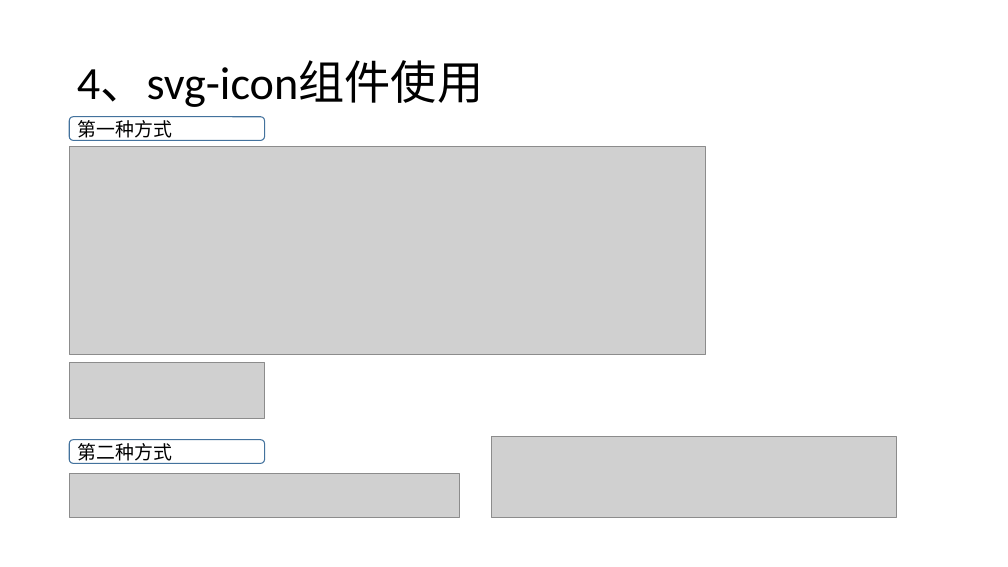
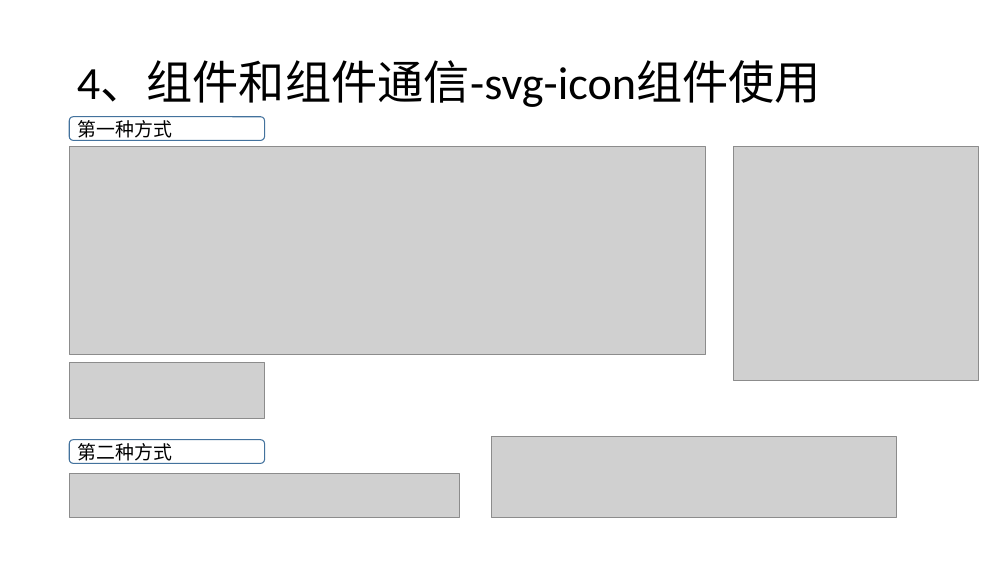
Before and after one commit to liwenxin-jam/vuecli3-starter, a slide deck: slide 16 of doc/vue.pptx (slide 15 before the commit). Drawn at 1008x567 pixels with LibreOffice and Linux fonts; fonts in the diff are those of the drawing; grey boxes stand for pictures. Boxes give left, top, right and bottom in pixels: in the first picture for what was removed or moved away, otherwise in the second. Text is boxed around its words. In the diff, an @@ line names an element or a change of style, - is before the commit and + after.

```diff
--- a/doc/vue.pptx
+++ b/doc/vue.pptx
@@ title at (x1=77, y1=61, x2=821, y2=107): text changed @@
-4、svg-icon组件使用
+4、组件和组件通信-svg-icon组件使用
@@ picture added at (x1=734, y1=147, x2=979, y2=380) @@
```
Also in this commit, not shown: 16 other slides changed, 2 slides added, 1 slide removed, 1 other file.
